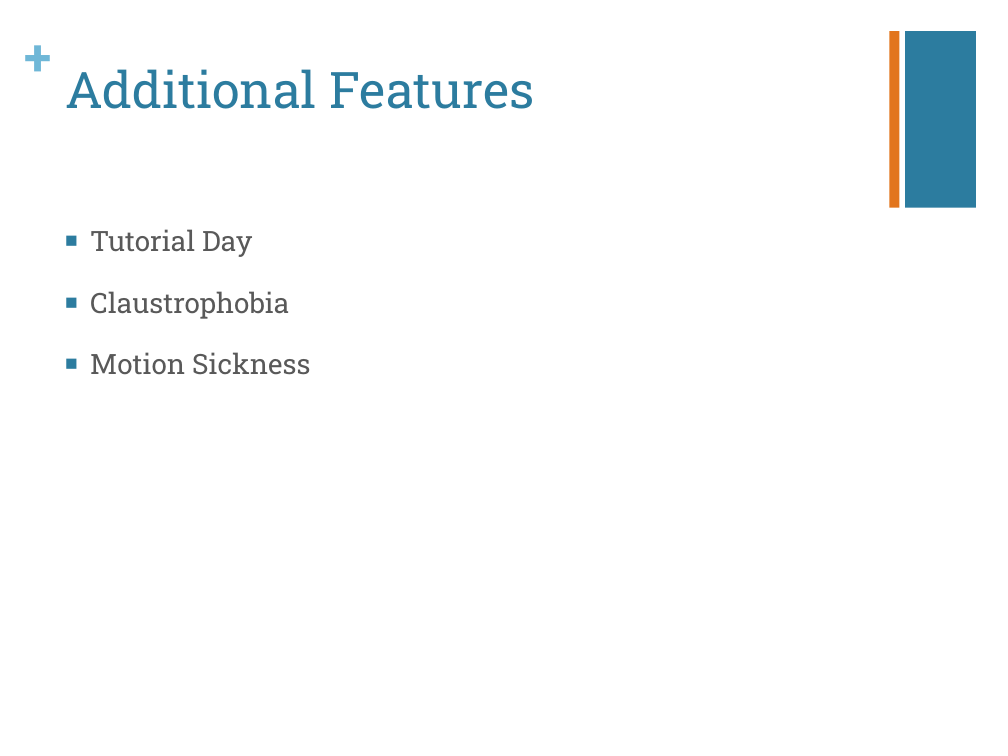
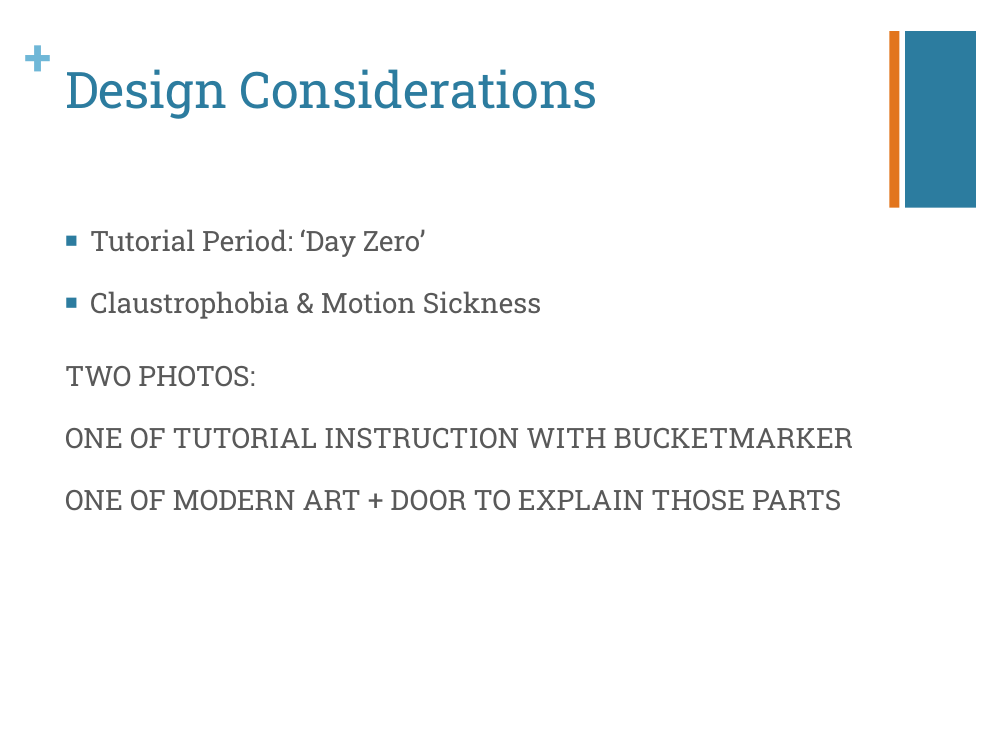
Before and after one commit to nolanslade/zp18, a slide deck: slide 12 of Documentation/capstone_ppt.pptx (slide 13 before the commit). Drawn at 1008x756 pixels with LibreOffice and Linux fonts; fonts in the diff are those of the drawing. Boxes give left, top, right and bottom in pixels: in the first picture for what was removed or moved away, otherwise in the second. Text is boxed around its words. In the diff, an @@ line names an element or a change of style, - is before the commit and + after.

```diff
--- a/Documentation/capstone_ppt.pptx
+++ b/Documentation/capstone_ppt.pptx
@@ title at bbox=[65, 69, 598, 119]: text changed @@
-Additional Features
+Design Considerations
@@ text at bbox=[90, 229, 541, 319]: text changed @@
-■ Tutorial Day
-■ Claustrophobia
-■ Motion Sickness
+■ Tutorial Period: ‘Day Zero’
+■ Claustrophobia & Motion Sickness
@@ text added at bbox=[65, 366, 853, 511], 20 pt, text #595959 @@
+TWO PHOTOS:
+ONE OF TUTORIAL INSTRUCTION WITH BUCKETMARKER
+ONE OF MODERN ART + DOOR TO EXPLAIN THOSE PARTS
```
Also in this commit, not shown: 6 other slides changed, 3 slides added, 1 slide removed.
